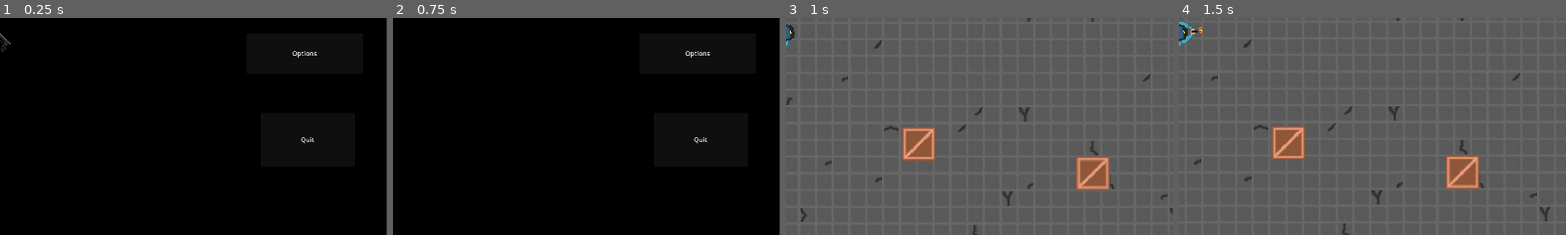
Above: before the commit, frames 1-4 (left to right).
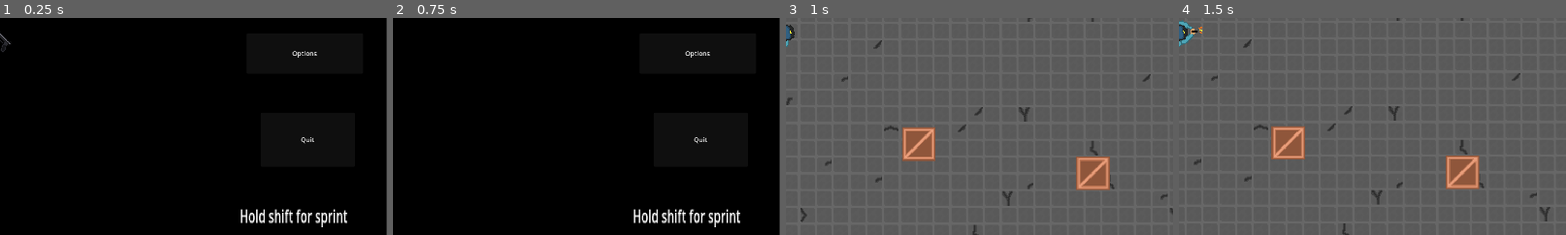
Above: after the commit, the same moments.

Repository: edclo74/hehehe_v2
Game: Godot game, scene res://Scenes/Main_Menu.tscn
Two runs of this game, one before a commit and one after it. Both use one fixed random seed, a clock stepped at 60 frames per second and the inputs below.
Inputs (mouse positions are % of the whole screen's width and height, from its top left):
- Up to frame 1 (0.25 s): no input
- Up to frame 2 (0.75 s): click (89, 37) at 0.5 s
- Up to frame 3 (1 s): no input
- Up to frame 4 (1.5 s): tap Enter at 1.25 s; move the mouse to (72, 45) at 1.27 s; hold D (right) from 1.28 s (still down); hold Shift (run) from 1.28 s (still down); click (72, 45) at 1.42 s
The pictures show only the part of the screen within x 50-100%, y 47-96%; the shares and areas given below are measured in that part.

The runs differ from the first frame. In frame 1, 1.0% of the frame differs, in the area x 62-90%, y 87-97%; in frame 2, 1.0%; in frame 3, nothing differs; in frame 4, nothing differs.

Commit message:
Added some neww things
wedwew

Diff:
--- a/Scenes/Main_Menu.tscn
+++ b/Scenes/Main_Menu.tscn
@@ -111,16 +111,25 @@
 text = "Quit
 "
 
+[node name="Musik" type="AudioStreamPlayer2D" parent="."]
+stream = ExtResource("5_wv5yg")
+autoplay = true
+bus = &"Music"
+
 [node name="Gun" type="AnimatedSprite2D" parent="."]
 position = Vector2(525.808, 218.12)
 scale = Vector2(1.28825, 1.23724)
 sprite_frames = SubResource("SpriteFrames_tnne0")
 offset = Vector2(24, 15)
 
-[node name="Musik" type="AudioStreamPlayer2D" parent="."]
-stream = ExtResource("5_wv5yg")
-autoplay = true
-bus = &"Music"
+[node name="Label" type="Label" parent="."]
+layout_mode = 0
+offset_left = 1552.89
+offset_top = 969.0
+offset_right = 1704.89
+offset_bottom = 992.0
+scale = Vector2(1.76292, 2.80902)
+text = "Hold shift for sprint"
 
 [connection signal="pressed" from="Play_Button" to="." method="_on_button_pressed"]
 [connection signal="pressed" from="Options_Button" to="." method="_on_options_button_pressed"]
--- a/Scenes/death_scene.gd
+++ b/Scenes/death_scene.gd
@@ -1,12 +1,12 @@
 extends Control
 @onready var gun = $Gun
 @onready var Score = $Death_screen_Score
+@onready var Music = $Musikness
 func _physics_process(delta):
 	Input.set_mouse_mode(Input.MOUSE_MODE_HIDDEN)
 	gun.position = get_global_mouse_position()
 	gun.rotation_degrees = 45
-
-
+	Score.text = "Your Score Is " + str(Points.Points)
 
 
 
--- a/Scenes/death_scene.tscn
+++ b/Scenes/death_scene.tscn
@@ -1,7 +1,10 @@
-[gd_scene load_steps=6 format=3 uid="uid://beykr5ai7htig"]
+[gd_scene load_steps=9 format=3 uid="uid://beykr5ai7htig"]
 
 [ext_resource type="Script" path="res://Scenes/death_scene.gd" id="1_reros"]
 [ext_resource type="Texture2D" uid="uid://bb20u68d4kiya" path="res://assets/Gun_MainMenu.aseprite.png" id="2_7ylu3"]
+[ext_resource type="Texture2D" uid="uid://bicwr26tdj6c" path="res://assets/judwajdewalk;jdwalkdfwaoidwaoiudwaojdwaoidwaoidwaoidwaiodwaoidwaiodwaoidwaoidwaoidfwaoidwaoidwaoidwaoidwaoidwaoidwaoidwaoidwaoidwaoidwaoidwaoidwaoidwaoidwaoidwaiodwaejfdsodsokfjdsaof hsdlkfq jvbnqn z c.aseprite.png" id="2_ttarg"]
+[ext_resource type="AudioStream" uid="uid://mpx02b0yiey3" path="res://audiomass-output (3).mp3" id="3_5uw0c"]
+[ext_resource type="Texture2D" uid="uid://cyxy0yir81xyr" path="res://assets/Sprite-0002.aseprite.png" id="5_8hrfu"]
 
 [sub_resource type="AtlasTexture" id="AtlasTexture_koamd"]
 atlas = ExtResource("2_7ylu3")
@@ -37,6 +40,16 @@
 grow_vertical = 2
 script = ExtResource("1_reros")
 
+[node name="Judwajdewalk;jdwalkdfwaoidwaoiudwaojdwaoidwaoidwaoidwaiodwaoidwaiodwaoidwaoidwaoidfwaoidwaoidwaoidwaoidwaoidwaoidwaoidwaoidwaoidwaoidwaoidwaoidwaoidwaoidwaoidwaiodwaejfdsodsokfjdsaofHsdlkfqJvbnqnZC_aseprite" type="Sprite2D" parent="."]
+position = Vector2(967, 544)
+scale = Vector2(1.07083, 1.13241)
+texture = ExtResource("2_ttarg")
+
+[node name="Sprite2D" type="Sprite2D" parent="."]
+position = Vector2(973, 258)
+scale = Vector2(6.91797, 11.6406)
+texture = ExtResource("5_8hrfu")
+
 [node name="Main Menu" type="Button" parent="."]
 layout_mode = 0
 offset_left = 806.0
@@ -52,11 +65,23 @@
 sprite_frames = SubResource("SpriteFrames_ef1fp")
 offset = Vector2(24, 15)
 
+[node name="Musikness" type="AudioStreamPlayer2D" parent="."]
+stream = ExtResource("3_5uw0c")
+autoplay = true
+
 [node name="Death_screen_Score" type="Label" parent="."]
 layout_mode = 0
-offset_left = 704.0
-offset_top = 186.0
-offset_right = 2003.0
-offset_bottom = 566.0
+offset_left = 831.0
+offset_top = 521.0
+offset_right = 2130.0
+offset_bottom = 901.0
+
+[node name="Label" type="Label" parent="."]
+layout_mode = 0
+offset_left = 130.0
+offset_top = 325.0
+offset_right = 405.0
+offset_bottom = 488.0
+text = "Highscore is 54000"
 
 [connection signal="pressed" from="Main Menu" to="." method="_on_main_menu_pressed"]
Binary file added: assets/Sprite-0002.aseprite
Not shown, added: assets/Sprite-0002.aseprite.import
Binary file added: assets/Sprite-0002.aseprite.png
Not shown, added: assets/Sprite-0002.aseprite.png.import
Not shown, added: assets/ewewwewdfsda.import
Binary file added: assets/helpeewew.aseprite
Not shown, added: assets/helpewewe.import
Binary file added: assets/helpwewe.png
Not shown, added: audiomass-output (3).mp3.import
Not shown, added: audiomass-output (3).mp3
